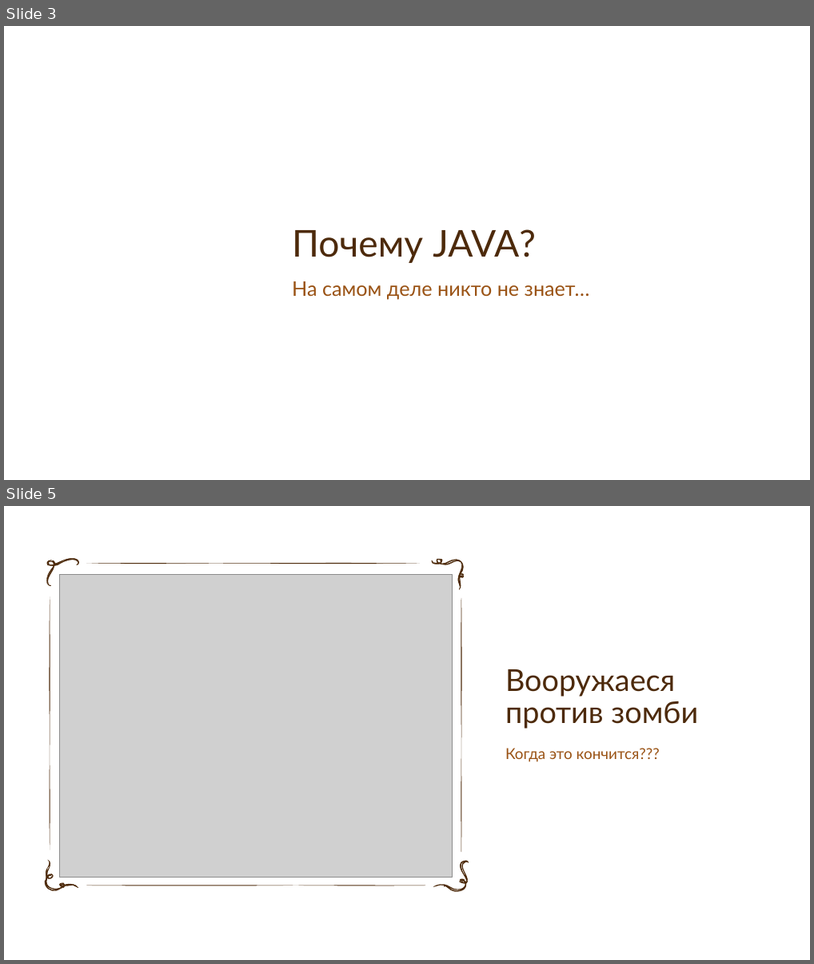
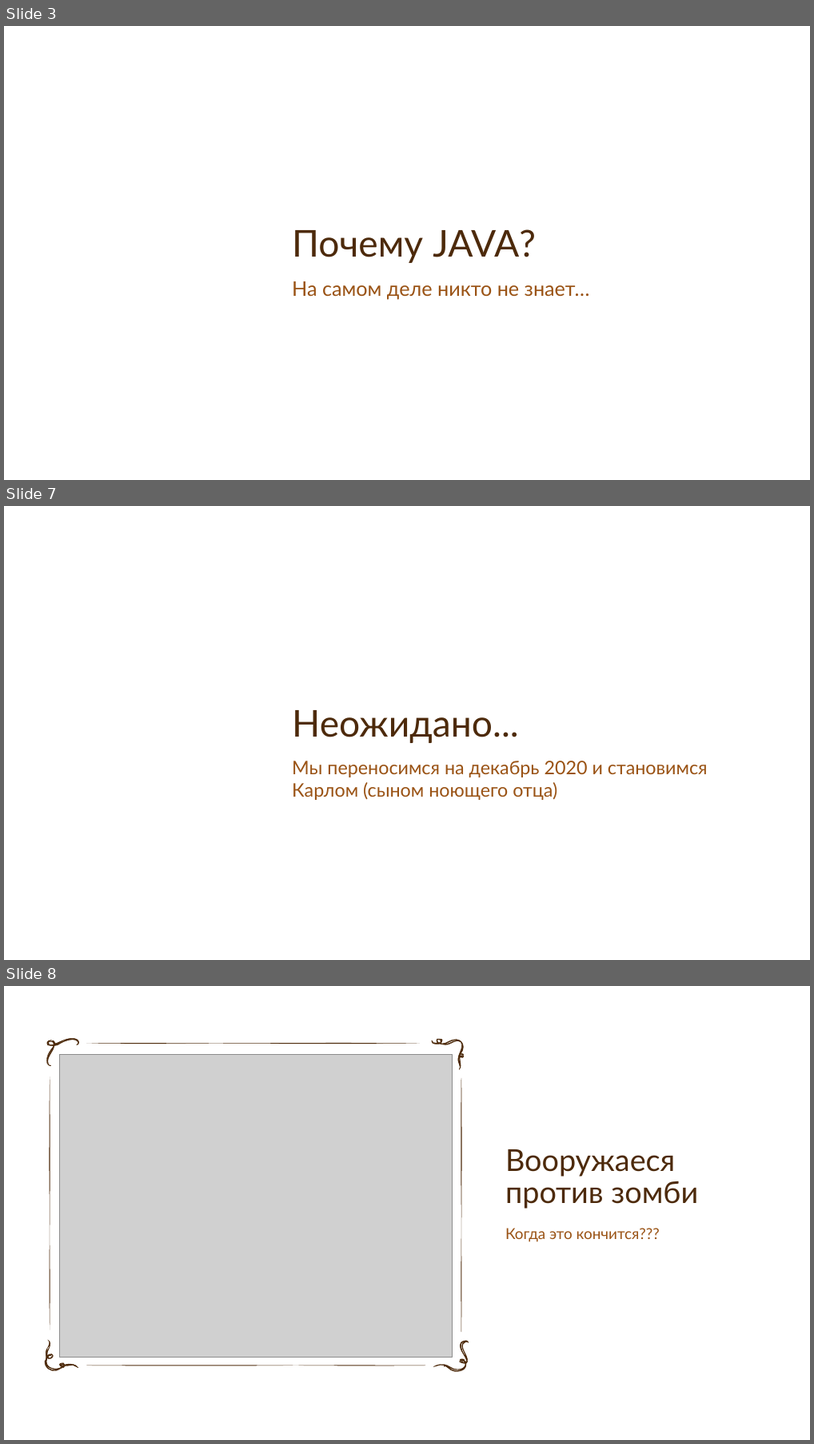
Before and after one commit to SpardaRus/zombieShot, a slide deck: doc/1 Hello World.pptx. Shown one above the other, each under a label of ours: slides 3 and 5 before the commit, slides 3, 7 and 8 after it; the slides between them are not shown. The pictures are 814x964 and 814x1444 pixels, drawn with LibreOffice and Linux fonts; fonts in the diff are those of the drawing; grey boxes stand for pictures; background and template pictures are left out. Boxes give left, top, right and bottom in pixels: in the first picture for what was removed or moved away, otherwise in the second. Text is boxed around its words. In the diff, an @@ line names an element or a change of style, - is before the commit and + after.

```diff
--- a/doc/1 Hello World.pptx
+++ b/doc/1 Hello World.pptx
@@ slide 7 added at [4, 506, 810, 960], background picture (left out) @@
@@ title added at [292, 710, 519, 743], 44 pt, text #4D2A0B @@
+Неожидано...
@@ text added at [292, 760, 708, 800], 22.2 pt, text #9A5315 @@
+Мы переносимся на декабрь 2020 и становимся Карлом (сыном ноющего отца)
@@ what was slide 5 is now slide 8 @@
```
Also in this commit, not shown: 3 slides changed, 4 other slides added.
